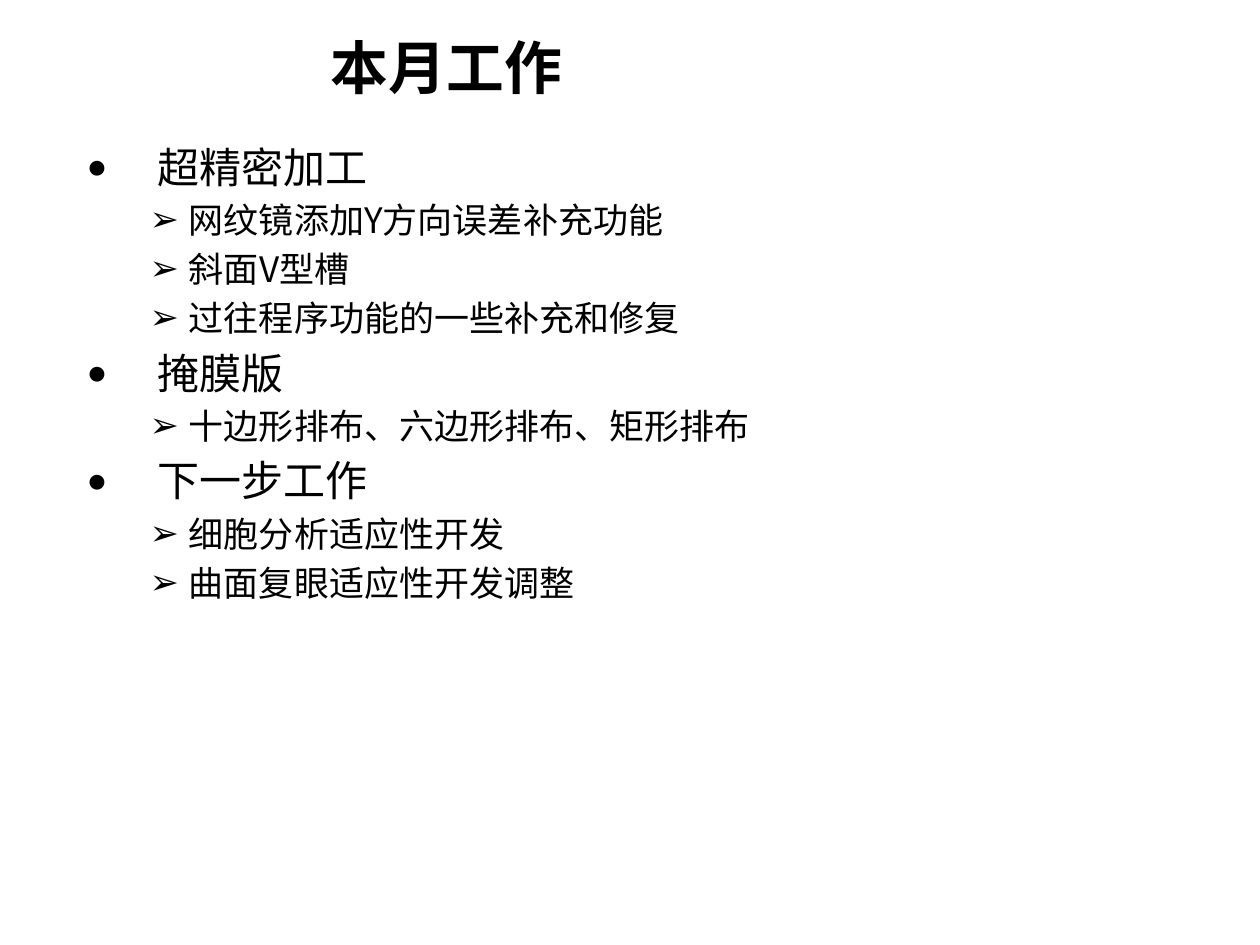
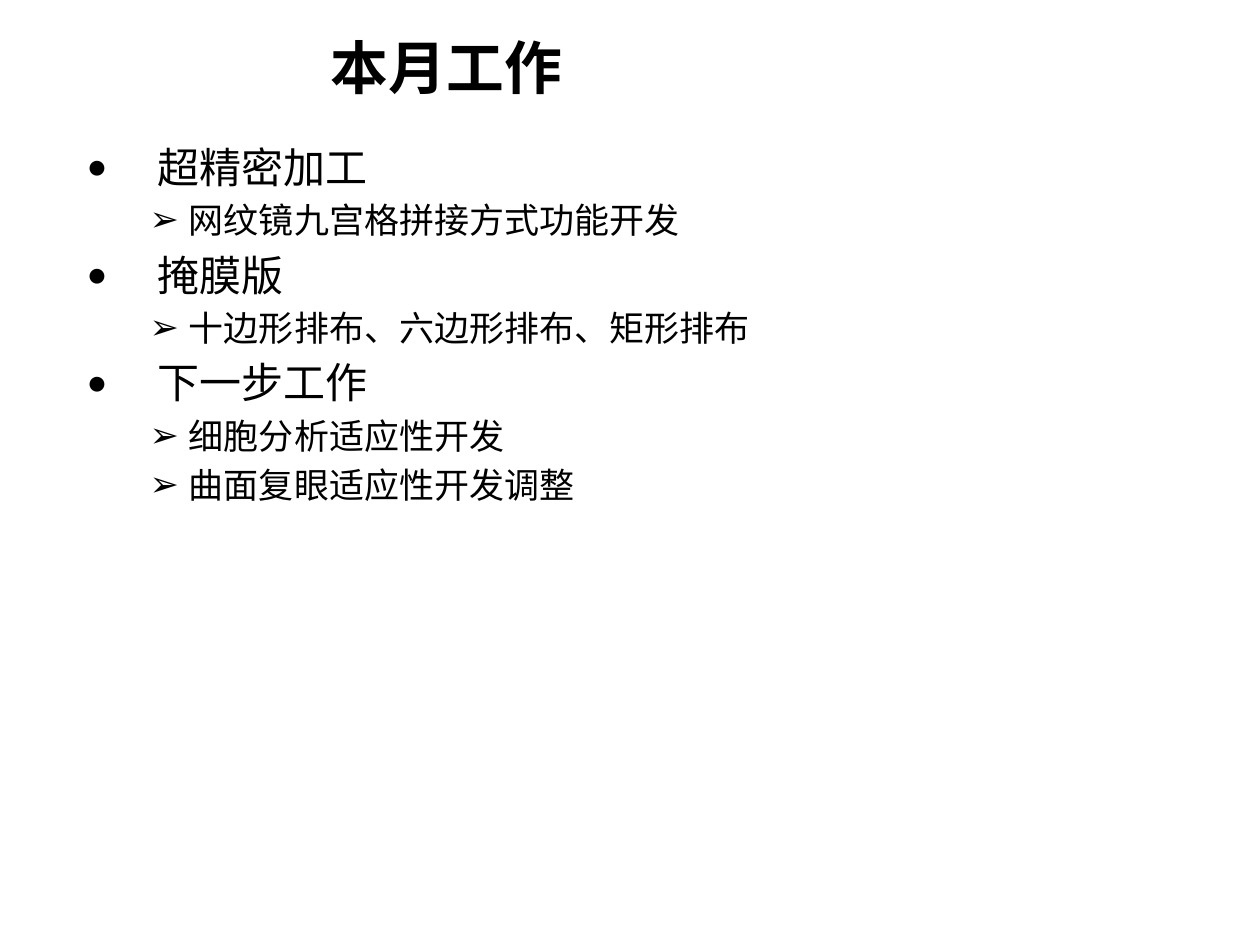
Before and after one commit to ifeelingsNow/MyHouse, a slide deck: slide 2 of 月工作报告_2017_11月__熊欣.pptx. Drawn at 1260x945 pixels with LibreOffice and Linux fonts; fonts in the diff are those of the drawing; background and template pictures are left out. Boxes give left, top, right and bottom in pixels: in the first picture for what was removed or moved away, otherwise in the second. Text is boxed around its words. In the diff, an @@ line names an element or a change of style, - is before the commit and + after.

```diff
--- a/月工作报告_2017_11月__熊欣.pptx
+++ b/月工作报告_2017_11月__熊欣.pptx
@@ text at bbox=[189, 203, 680, 236]: text changed @@
-  ➢ 网纹镜添加Y方向误差补充功能
-  ➢ 斜面V型槽
-  ➢ 过往程序功能的一些补充和修复
+  ➢ 网纹镜九宫格拼接方式功能开发
```
Also in this commit, not shown: 2 other slides changed, 3 slides added, 2 slides removed.
